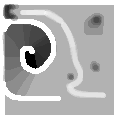
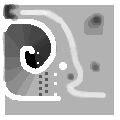
Comparing the layer stacks of the two 120×120 images. Changes:
painted on "Layer 3" over <box>37,52,67,96</box>
